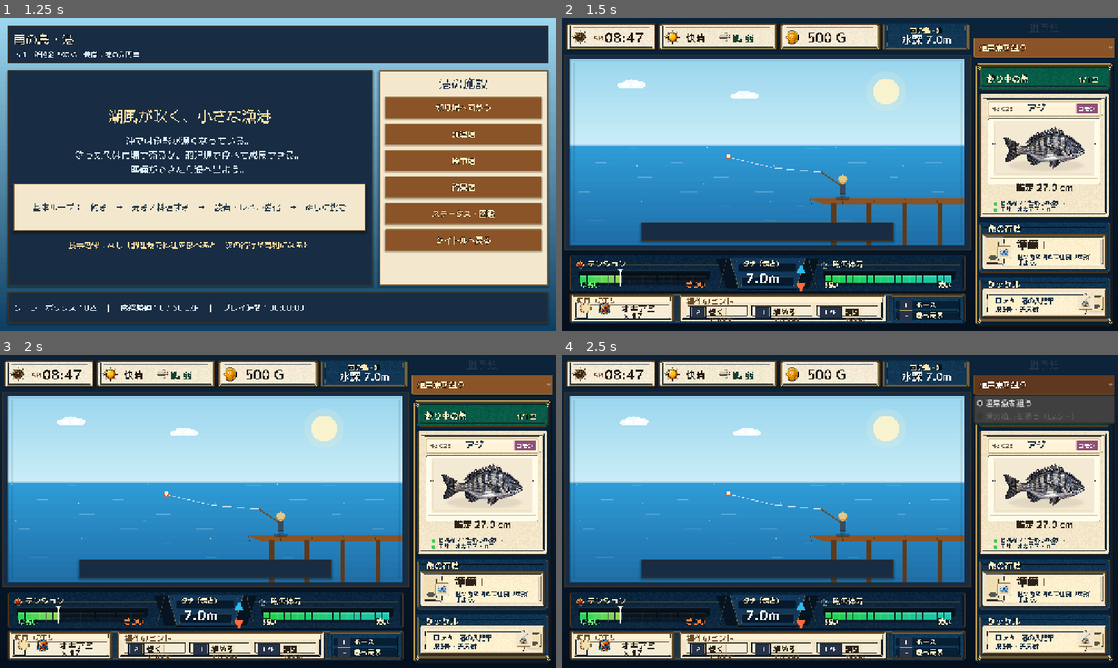
Above: before the commit, frames 1-4 (two rows, left to right).
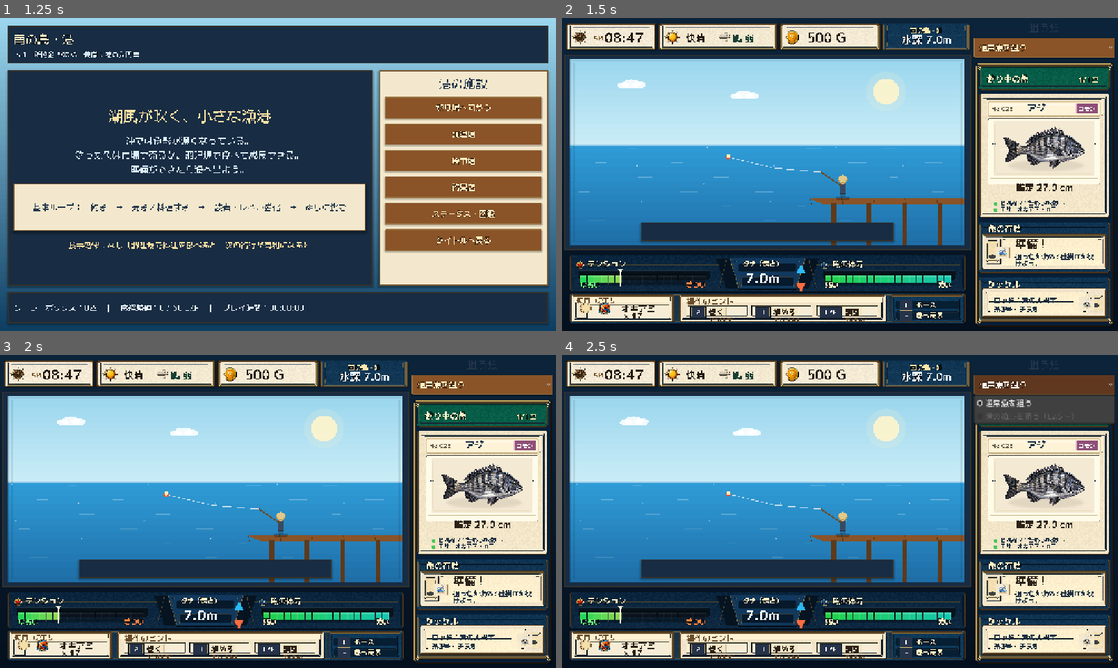
Above: after the commit, the same moments.

Repository: RYUKOU-OKUMURA/tsuri_quest_umi_mvp
Game: Godot game, scene res://scenes/main.tscn
Same seed, same stepped clock (60 frames per second), same inputs: the game is played once before the commit and once after it.
Inputs:
- Up to frame 1 (1.25 s): click "ゲームを始める" at 0.5 s
- Up to frame 2 (1.5 s): click "釣り場へ向かう" at 1.25 s
- Up to frame 3 (2 s): no input
- Up to frame 4 (2.5 s): click "通常魚を狙う" at 2 s

Frame 1 is identical in both runs. In frame 2, 0.8% of the frame differs, in the area x 76-98%, y 69-95%; in frame 3, 0.8%; in frame 4, 0.8%.

Commit message:
Soften fight sidebar lower cards

Diff:
--- a/src/ui/components/fight_sidebar.gd
+++ b/src/ui/components/fight_sidebar.gd
@@ -153,12 +153,12 @@
 	if simulator != null:
 		action = simulator.action_name
 		message = simulator.action_message
-	var icon_size := 34.0 if _sidebar_frame != null else 58.0
-	var text_x := 68.0 if _sidebar_frame != null else 78.0
-	_draw_action_icon(body.position + Vector2(39.0, body.size.y * 0.54), icon_size)
-	_draw_text(font, "%s！" % action, body.position + Vector2(text_x, 35.0), 25 if _sidebar_frame != null else 20, Color("#2b2117"), 0)
-	if _sidebar_frame != null:
-		_draw_action_message(font, message, body.position + Vector2(text_x, 45.0), body.size.x - text_x - 14.0)
+	var icon_size := 32.0 if _sidebar_frame != null else 58.0
+	var text_x := 64.0 if _sidebar_frame != null else 78.0
+	_draw_action_icon(body.position + Vector2(36.0, body.size.y * 0.54), icon_size)
+	_draw_text(font, "%s！" % action, body.position + Vector2(text_x, 34.0), 26 if _sidebar_frame != null else 20, Color("#2b2117"), 0)
+	if _sidebar_frame != null:
+		_draw_action_message(font, message, body.position + Vector2(text_x, 45.0), body.size.x - text_x - 12.0)
 	else:
 		_draw_wrapped(font, message, body.position + Vector2(72.0, 36.0), body.size.x - 82.0, 11, Palette.TEXT_DARK, 2)
 
@@ -175,19 +175,19 @@
 	var has_tackle_icon := _tackle_card_icon != null or _icons != null
 	var icon_reserved_width := 12.0
 	if has_tackle_icon:
-		icon_reserved_width = 68.0 if _sidebar_frame != null else 66.0
-	var text_offset := Vector2(18.0, 20.0) if _sidebar_frame != null else Vector2(12.0, 14.0)
+		icon_reserved_width = 58.0 if _sidebar_frame != null else 66.0
+	var text_offset := Vector2(15.0, 18.0) if _sidebar_frame != null else Vector2(12.0, 14.0)
 	var text_width := body.size.x - icon_reserved_width - text_offset.x
 	var lines: Array[String] = [
 		"ロッド：%s" % rod_name,
 		"糸3号・チヌ針",
 	]
-	var tackle_font_size := 15 if _sidebar_frame != null else 12
-	var tackle_line_gap := 20.0 if _sidebar_frame != null else 16.0
+	var tackle_font_size := 16 if _sidebar_frame != null else 12
+	var tackle_line_gap := 21.0 if _sidebar_frame != null else 16.0
 	for i in range(lines.size()):
 		_draw_wrapped(font, lines[i], body.position + text_offset + Vector2(0.0, float(i) * tackle_line_gap), text_width, tackle_font_size, Palette.TEXT_DARK, 1, tackle_font_size + 3.0)
 	if _tackle_card_icon != null or _icons != null:
-		var icon_rect := Rect2(body.end - Vector2(54.0, 56.0), Vector2(38.0, 38.0)) if _sidebar_frame != null else Rect2(body.end - Vector2(50.0, 50.0), Vector2(40.0, 40.0))
+		var icon_rect := Rect2(body.end - Vector2(50.0, 53.0), Vector2(36.0, 36.0)) if _sidebar_frame != null else Rect2(body.end - Vector2(50.0, 50.0), Vector2(40.0, 40.0))
 		_draw_tackle_icon(icon_rect)
 	else:
 		_draw_simple_rod(body.position + Vector2(body.size.x - 62.0, body.size.y - 24.0))
@@ -267,8 +267,8 @@
 
 func _draw_action_message(font: Font, text: String, pos: Vector2, max_width: float) -> void:
 	var first_stop := text.find("！")
-	var font_size := 14 if _sidebar_frame != null else 13
-	var gap := 14.5 if _sidebar_frame != null else 16.0
+	var font_size := 15 if _sidebar_frame != null else 13
+	var gap := 15.0 if _sidebar_frame != null else 16.0
 	if first_stop > 0 and first_stop < text.length() - 1:
 		var first := text.left(first_stop + 1)
 		var second := text.substr(first_stop + 1)
Binary file changed: assets/showcase/underwater/sidebar_frame.png
Not shown, changed: design-qa.md
Not shown, changed: docs/11_underwater_fight_showcase.md
Not shown, changed: tools/generate_underwater_ui_frame_assets.py
